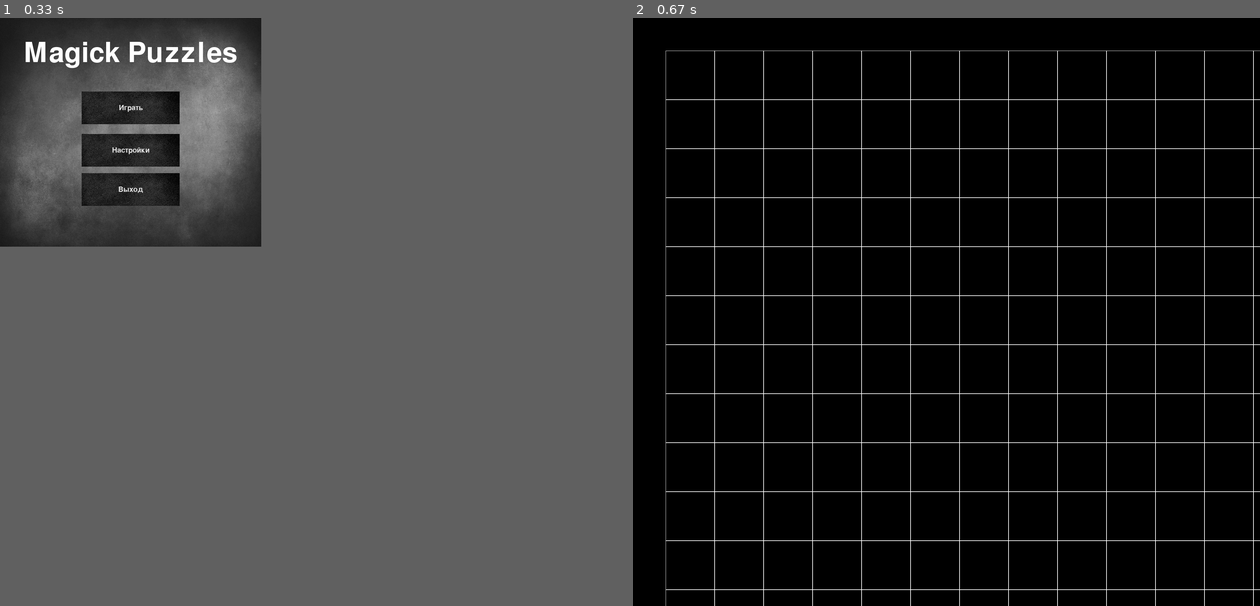
Above: before the commit, frames 1-2 (left to right).
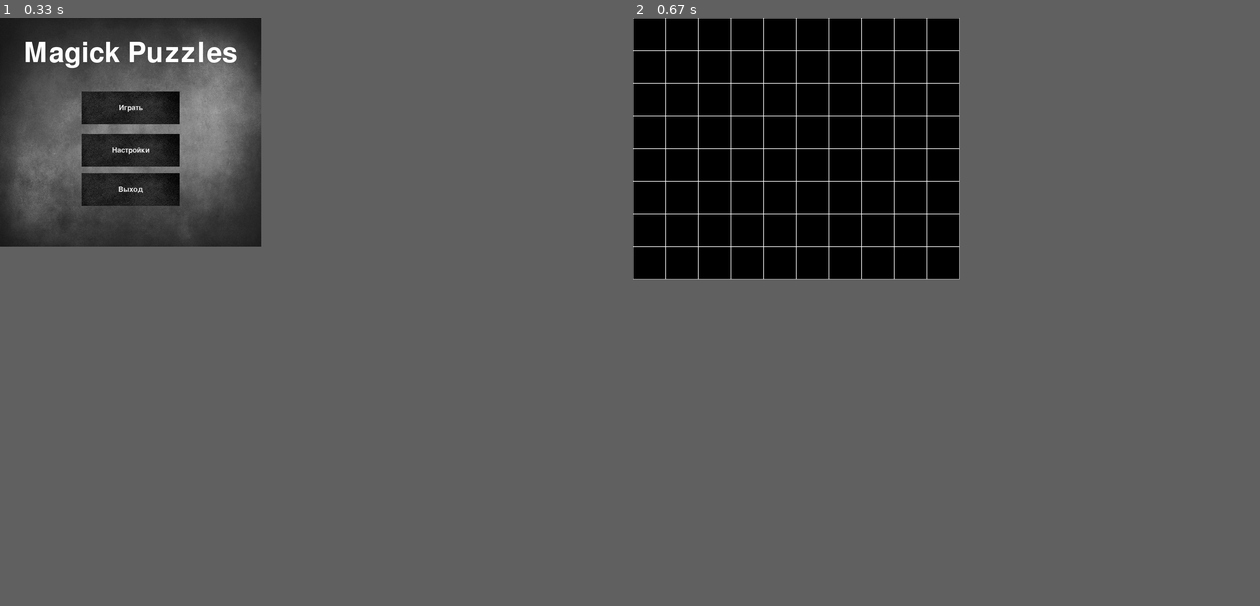
Above: after the commit, the same moments.

Repository: Respenzor/PyGame-project
Game: pygame game, started from Пазлы.py
Same seed, same stepped clock (60 frames per second), same inputs: the game is played once before the commit and once after it.
Inputs:
- Up to frame 1 (0.33 s): no input
- Up to frame 2 (0.67 s): click "Играть" at 0.38 s
In our replay, in frame 2 the window is 1920x1800 before the commit and 1000x800 after it. These sizes can differ from the game's own. Grey fills any space a smaller window leaves; there, only what the larger window draws over its background counts as a difference.

Frame 1 is identical in both runs. In frame 2, 2.8% of the frame differs, in the area x 0-100%, y 0-100%.

Commit message:
Реализована заготовка для основы игры

Diff:
--- a/Пазлы.py
+++ b/Пазлы.py
@@ -50,7 +50,7 @@
             if event.type == pygame.USEREVENT:
                 if event.button == start_button:
                     game_started = True
-                    pygame.display.set_mode((1920, 1800))
+                    pygame.display.set_mode((1000, 800))
                     window.fill((0, 0, 0))
                 elif event.button == options_button:
                     print('Нажата кнопка настроек')
@@ -123,13 +123,21 @@
         self.board = [[1] * width for _ in range(height)]
         self.left = 100 #смещение по оси абцисс
         self.top = 100 #смещение по оси ординат
-        self.cell_size = 150 #размер клеток
+        self.cell_size = 100 #размер клеток
 
     def render(self):
+        window_width, window_height = window.get_size()
+        board_width = self.width * self.cell_size
+        board_height = self.height * self.cell_size
+        left = (window_width - board_width) // 2
+        top = (window_height - board_height) // 2
+
         for y in range(self.height):
             for x in range(self.width):
-                pygame.draw.rect(window, pygame.Color(255, 255, 255), (
-                    x * self.cell_size + self.left, y * self.cell_size + self.top, self.cell_size, self.cell_size), self.board[y][x])
+                cell_left = x * self.cell_size + left
+                cell_top = y * self.cell_size + top
+                if cell_left >= 0 and cell_left + self.cell_size <= window_width and cell_top >= 0 and cell_top + self.cell_size <= window_height:
+                    pygame.draw.rect(window, pygame.Color(255, 255, 255), (cell_left, cell_top, self.cell_size, self.cell_size), self.board[y][x])
         pygame.display.flip()
 
         while True:
@@ -147,6 +155,11 @@
             clock.tick(FPS)
 
     def set_view(self, left, top, cell_size):
+        window_width, window_height = window.get_size()
+        board_width = self.width * cell_size
+        board_height = self.height * cell_size
+        left = (window_width - board_width) // 2
+        top = (window_height - board_height) // 2
         self.left = left
         self.top = top
         self.cell_size = cell_size
